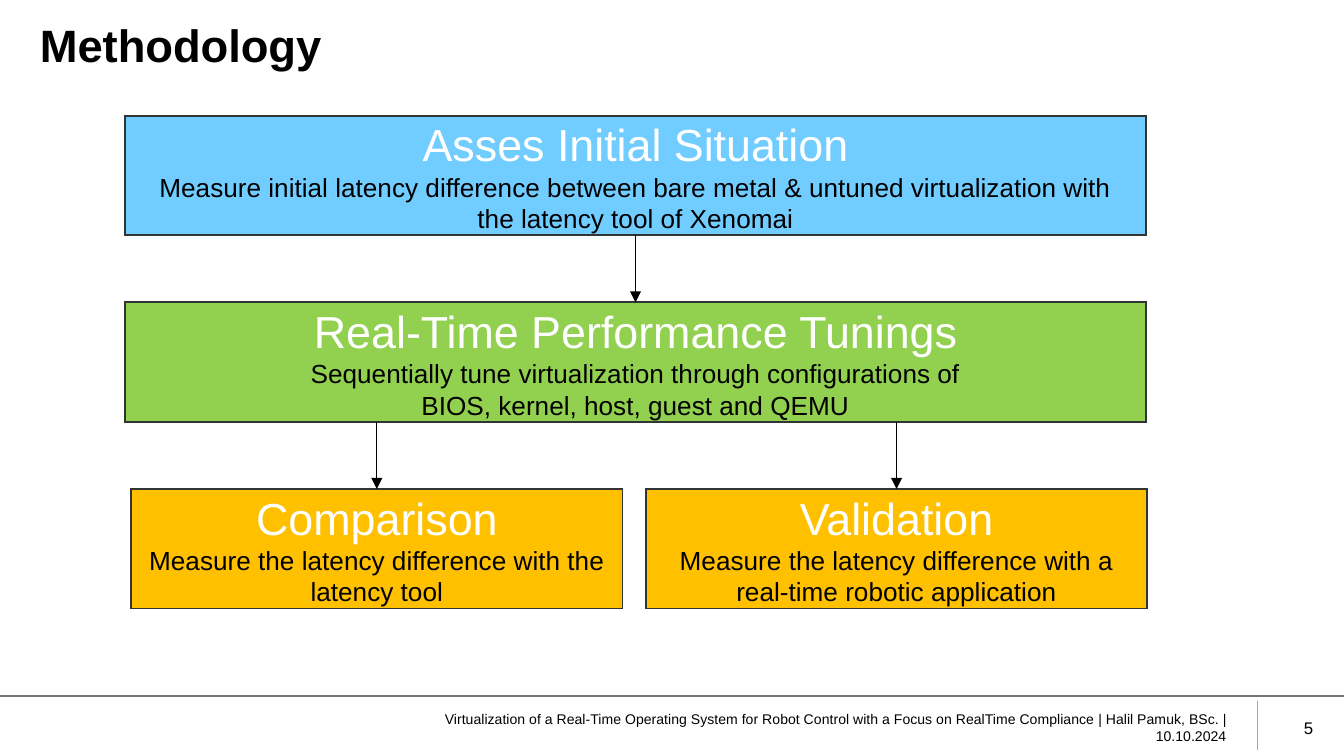
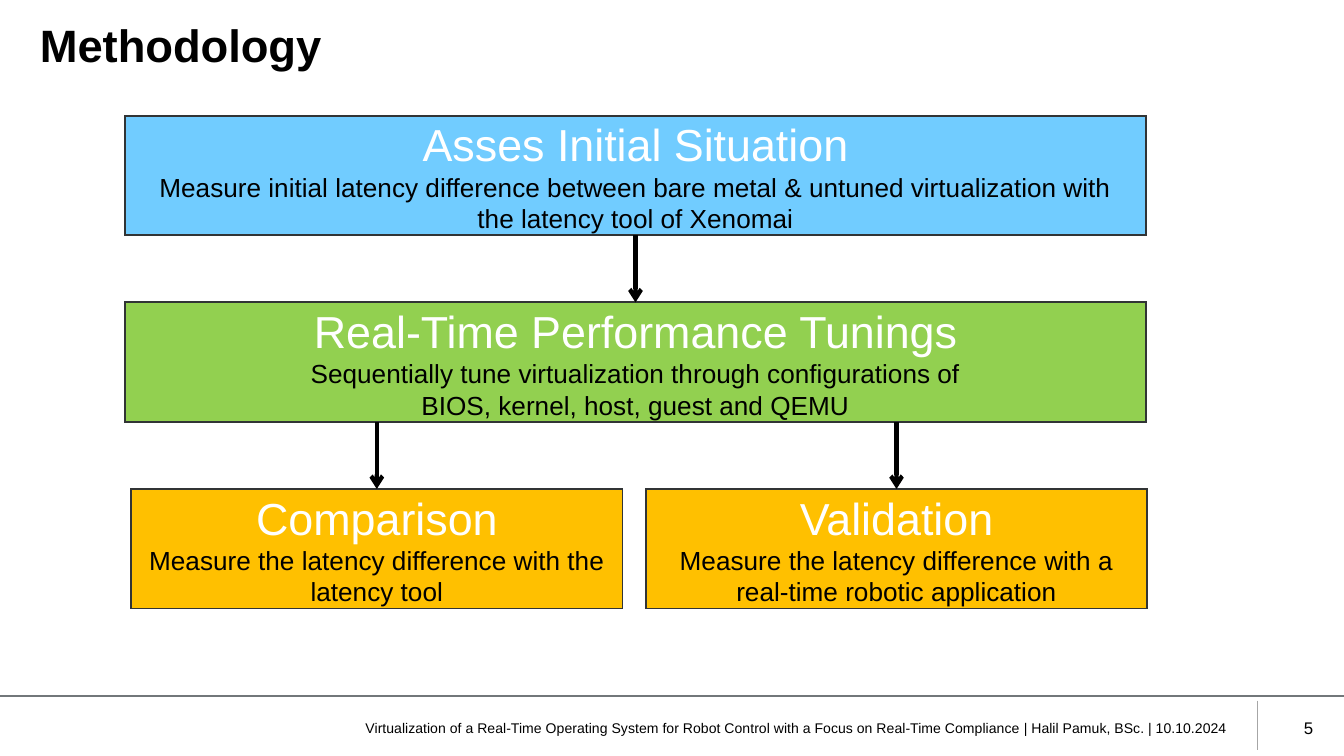
Before and after one commit to HIP24/Masterarbeit, a slide deck: slide 5 of Masterprüfung/Presentation/Pamuk_MT_Präsentation_10102024.pptx. Drawn at 1344x756 pixels with LibreOffice and Linux fonts; fonts in the diff are those of the drawing; background and template pictures are left out. Boxes give left, top, right and bottom in pixels: in the first picture for what was removed or moved away, otherwise in the second. Text is boxed around its words. In the diff, an @@ line names an element or a change of style, - is before the commit and + after.

```diff
--- a/Masterprüfung/Presentation/Pamuk_MT_Präsentation_10102024.pptx
+++ b/Masterprüfung/Presentation/Pamuk_MT_Präsentation_10102024.pptx
@@ arrow (636, 235) - (636, 302): stroke #000000 0.5 pt to #000000 2.25 pt; arrowheads changed @@
@@ arrow (376, 422) - (376, 489): stroke #000000 0.5 pt to #000000 2.25 pt; arrowheads changed @@
@@ arrow (896, 422) - (896, 489): stroke #000000 0.5 pt to #000000 2.25 pt; arrowheads changed @@
@@ text at (365,723,1227,736): text changed @@
-Virtualization of a Real-Time Operating System for Robot Control with a Focus on RealTime Compliance | Halil Pamuk, BSc. | 10.10.2024
+Virtualization of a Real-Time Operating System for Robot Control with a Focus on Real-Time Compliance | Halil Pamuk, BSc. | 10.10.2024
```
Also in this commit, not shown: 32 other slides changed, 1 other file.
